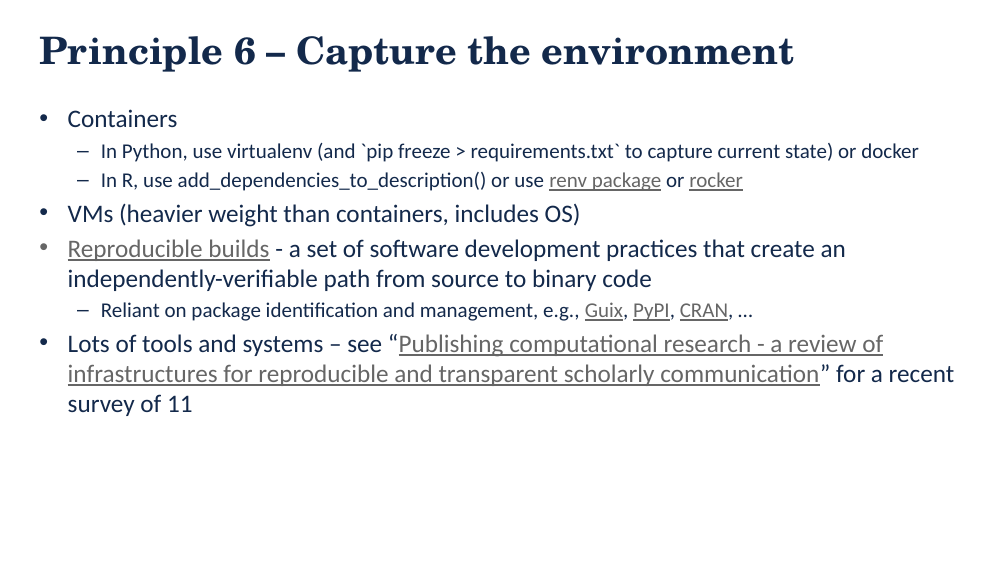
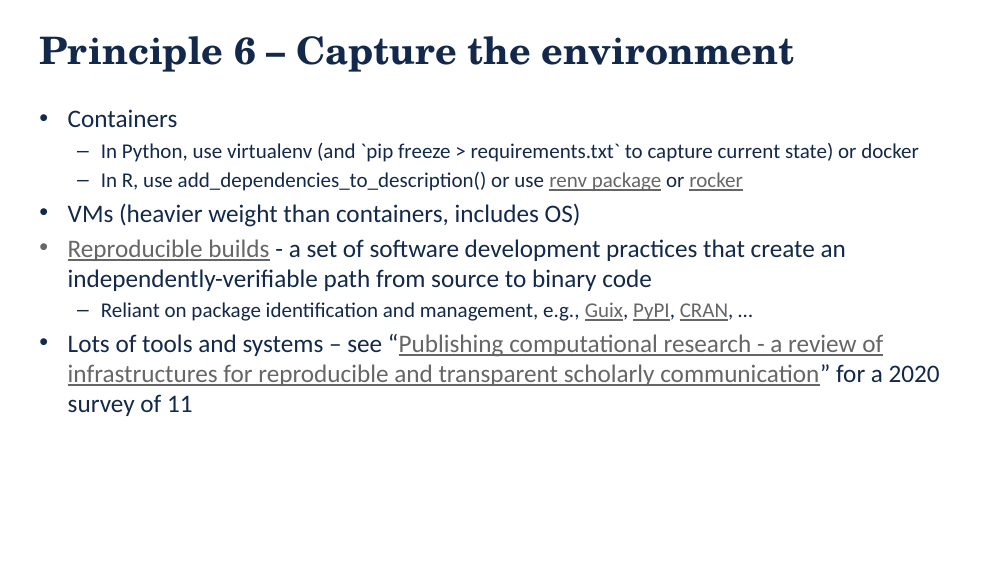
Before and after one commit to danielskatz/repro-fdtd1d, a slide deck: slide 23 of Computational_Reproducibility.pptx. Drawn at 1008x567 pixels with LibreOffice and Linux fonts; fonts in the diff are those of the drawing; background and template pictures are left out. Boxes give left, top, right and bottom in pixels: in the first picture for what was removed or moved away, otherwise in the second. Text is boxed around its words. In the diff, an @@ line names an element or a change of style, - is before the commit and + after.

```diff
--- a/Computational_Reproducibility.pptx
+++ b/Computational_Reproducibility.pptx
@@ text at [68, 334, 940, 416]: text changed @@
-• Lots of tools and systems – see “Publishing computational research - a review of infrastructures for reproducible and transparent scholarly communication” for a recent survey of 11
+• Lots of tools and systems – see “Publishing computational research - a review of infrastructures for reproducible and transparent scholarly communication” for a 2020 survey of 11
```
Also in this commit, not shown: 9 other slides changed, 1 other file.
